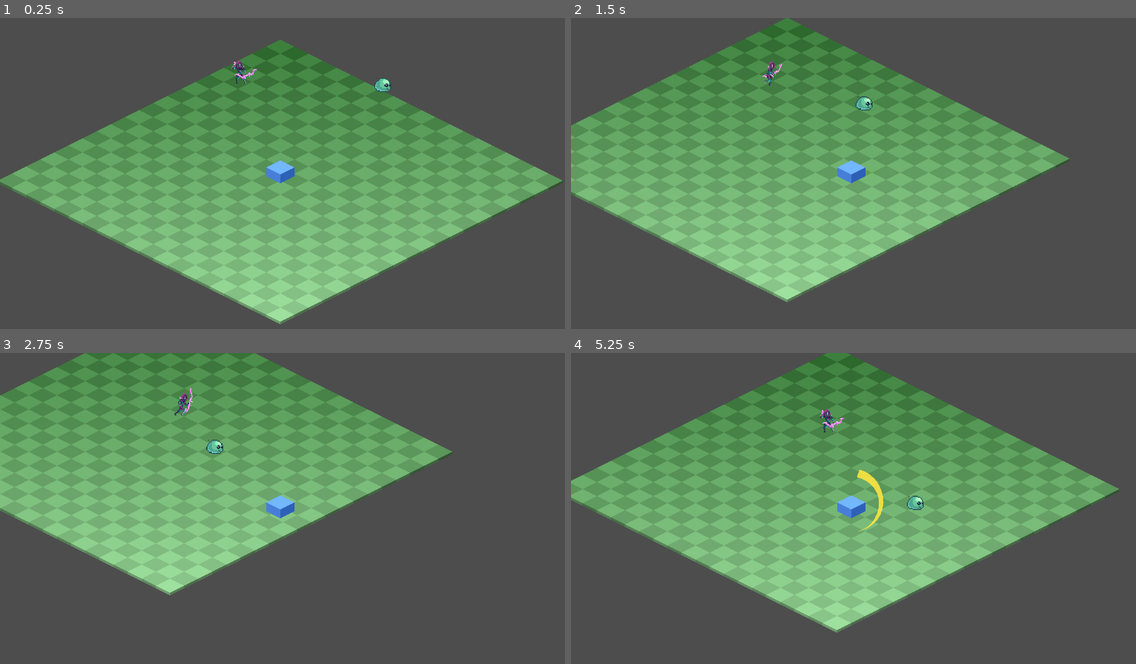
Above: before the commit, frames 1-4 (two rows, left to right).
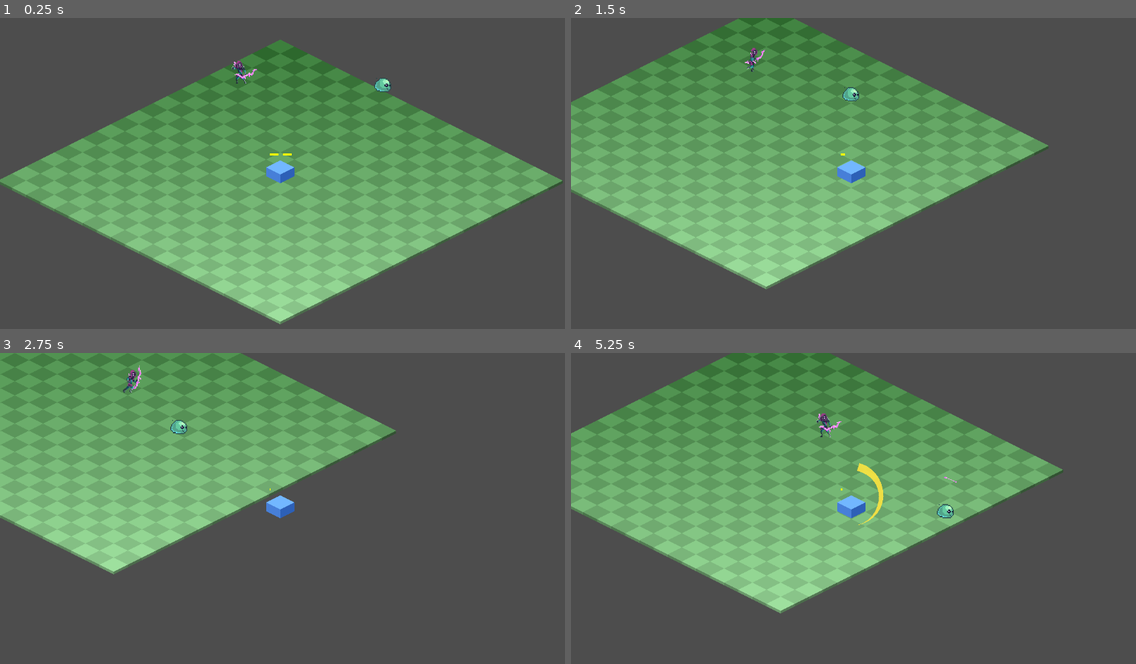
Above: after the commit, the same moments.

Repository: NoeRoberties/Odomat
Game: Godot game, scene res://Scenes/Maps/World.tscn
The game is run twice, just before and just after one commit, with the same random seed, the same clock (stepped at 60 frames per second) and the same inputs.
Inputs (mouse positions are in pixels of both pictures, inside the frame that each line leads up to):
- Up to frame 1 (0.25 s): no input
- Up to frame 2 (1.5 s): tap Enter at 0.5 s; move the mouse to (977, 161) at 0.52 s; hold D (move_right) 0.53-1.28 s; hold Shift (dash) 0.53-1.28 s; click (977, 161) at 0.67 s; move the mouse to (740, 192) at 1.27 s; hold S (move_down) from 1.28 s (still down); tap Shift (dash) at 1.35 s
- Up to frame 3 (2.75 s): move the mouse to (339, 443) at 2.02 s; release S (move_down) at 2.03 s; hold D (move_right) from 2.03 s (still down); hold Space (interact_npc) from 2.03 s (still down); tap Shift (dash) at 2.3 s
- Up to frame 4 (5.25 s): move the mouse to (825, 573) at 2.77 s; release D (move_right) at 2.78 s; release Space (interact_npc) at 2.78 s; hold W (move_up) 2.78-3.53 s; tap Shift (dash) at 2.85, 4.55 s; click (825, 573) at 2.92 s; move the mouse to (1023, 558) at 3.52 s; hold Shift (dash) 3.53-4.28 s; hold A (move_left) 3.53-5.03 s; move the mouse to (684, 464) at 4.27 s; tap Space (interact_npc) at 4.35 s; move the mouse to (881, 511) at 5.02 s; hold S (move_down) from 5.03 s (still down); hold Shift (dash) from 5.03 s (still down); click (881, 511) at 5.17 s

The runs differ from the first frame. In frame 1, less than 0.1% of the frame differs, in the area x 47-52%, y 43-45%; in frame 2, 15%; in frame 3, 18%; in frame 4, 24%, in the area x 0-97%, y 0-91%.

Commit message:
[FIX] legs_module to have Node2d as root to display the dash UI correctly

Diff:
--- a/godot-project/odomat/Scenes/Modules/legs_basic_module.tscn
+++ b/godot-project/odomat/Scenes/Modules/legs_basic_module.tscn
@@ -1,4 +1,4 @@
-[gd_scene format=3]
+[gd_scene format=3 uid="uid://h1l2bndrv7ra"]
 
 [ext_resource type="Script" uid="uid://80yxfvrjks1x" path="res://Scripts/Player/Modules/LegsModule/legs_basic_module.gd" id="1_mod"]
 [ext_resource type="Script" uid="uid://dshkf1jvbt0hi" path="res://Scripts/Player/Modules/module_data.gd" id="2_data"]
@@ -25,17 +25,17 @@
 width = 40
 height = 5
 
-[node name="LegsBasicModule" type="Node"]
+[node name="LegsBasicModule" type="Node2D" unique_id=1761391186]
 script = ExtResource("1_mod")
 module_data = SubResource("Resource_data")
 
-[node name="DashTimer" type="Timer" parent="."]
+[node name="DashTimer" type="Timer" parent="." unique_id=1181708999]
 wait_time = 0.2
 
-[node name="DashAgainTimer" type="Timer" parent="."]
+[node name="DashAgainTimer" type="Timer" parent="." unique_id=1710672303]
 wait_time = 2.0
 
-[node name="DashUI" type="HBoxContainer" parent="."]
+[node name="DashUI" type="HBoxContainer" parent="." unique_id=1389545614]
 offset_left = -29.0
 offset_top = -52.0
 offset_right = 52.0
@@ -44,14 +44,14 @@
 theme_override_constants/separation = -10
 alignment = 1
 
-[node name="DashBar1" type="TextureProgressBar" parent="DashUI"]
+[node name="DashBar1" type="TextureProgressBar" parent="DashUI" unique_id=1240656981]
 custom_minimum_size = Vector2(40, 5)
 layout_mode = 2
 max_value = 2.0
 step = 0.1
 texture_progress = SubResource("GradientTexture2D_s0eop")
 
-[node name="DashBar2" type="TextureProgressBar" parent="DashUI"]
+[node name="DashBar2" type="TextureProgressBar" parent="DashUI" unique_id=718572014]
 custom_minimum_size = Vector2(40, 5)
 layout_mode = 2
 max_value = 2.0
--- a/godot-project/odomat/Scripts/Player/Modules/LegsModule/legs_basic_module.gd
+++ b/godot-project/odomat/Scripts/Player/Modules/LegsModule/legs_basic_module.gd
@@ -5,9 +5,10 @@
 @onready var dash_again_timer: Timer = $DashAgainTimer
 @onready var dash_bar_1: TextureProgressBar = $DashUI/DashBar1
 @onready var dash_bar_2: TextureProgressBar = $DashUI/DashBar2
+@onready var dash_ui: HBoxContainer = $DashUI
 
 const BASE_SPEED: float = 150.0
-const DASH_SPEED: float = 300.0
+const DASH_SPEED: float = 520.0
 const MAX_DASH: int = 2
 const ISO_DIRS: Dictionary = {
 	"move_up": Vector2(0.0, -1.0),
@@ -18,19 +19,21 @@
 
 var _dashing: bool = false
 var _dash_count: int = 0
+var _dash_requested: bool = false
+var _dash_velocity: Vector2 = Vector2.ZERO
+var _last_move_dir: Vector2 = Vector2.RIGHT
 
-#
-#func handle_physics(player: CharacterBody2D, _delta: float) -> void:
-	#if GameState.current_state != GameState.GameState.PLAYING:
-		#return
-#
-	#var move_dir := Vector2.ZERO
-	#for action: String in ISO_DIRS:
-		#if Input.is_action_pressed(action):
-			#move_dir += ISO_DIRS[action]
-#
-	#player.velocity = move_dir.normalized() * BASE_SPEED if move_dir != Vector2.ZERO else Vector2.ZERO
-	#player.move_and_slide()
+
+func _ready() -> void:
+	if dash_ui != null:
+		dash_ui.z_index = 100
+
+
+func _input(event: InputEvent) -> void:
+	if GameState.current_state != GameState.GameState.PLAYING:
+		return
+	if event.is_action_pressed("dash"):
+		_dash_requested = true
 
 
 func _physics_process(_delta: float) -> void:
@@ -45,16 +48,26 @@
 	for action: String in ISO_DIRS:
 		if Input.is_action_pressed(action):
 			move_dir += ISO_DIRS[action]
+	if move_dir != Vector2.ZERO:
+		_last_move_dir = move_dir.normalized()
 
-	if Input.is_action_just_pressed("dash") and _dash_count < MAX_DASH and move_dir != Vector2.ZERO:
+	if _dash_requested and _dash_count <= MAX_DASH:
+		print("daaaaash")
+		var dash_dir := _last_move_dir
+		if move_dir != Vector2.ZERO:
+			dash_dir = move_dir.normalized()
 		_dash_count += 1
 		_dashing = true
+		_dash_velocity = dash_dir * DASH_SPEED
 		dash_timer.start()
 		if dash_again_timer.is_stopped():
 			dash_again_timer.start()
+	_dash_requested = false
 
-	var current_speed = DASH_SPEED if _dashing else BASE_SPEED
-	player.velocity = move_dir.normalized() * current_speed if move_dir != Vector2.ZERO else Vector2.ZERO
+	if _dashing:
+		player.velocity = _dash_velocity
+	else:
+		player.velocity = move_dir.normalized() * BASE_SPEED if move_dir != Vector2.ZERO else Vector2.ZERO
 	player.move_and_slide()
 
 
@@ -82,6 +95,7 @@
 
 func _on_dash_timer_timeout() -> void:
 	_dashing = false
+	_dash_velocity = Vector2.ZERO
 
 
 func _on_dash_again_timer_timeout() -> void:
